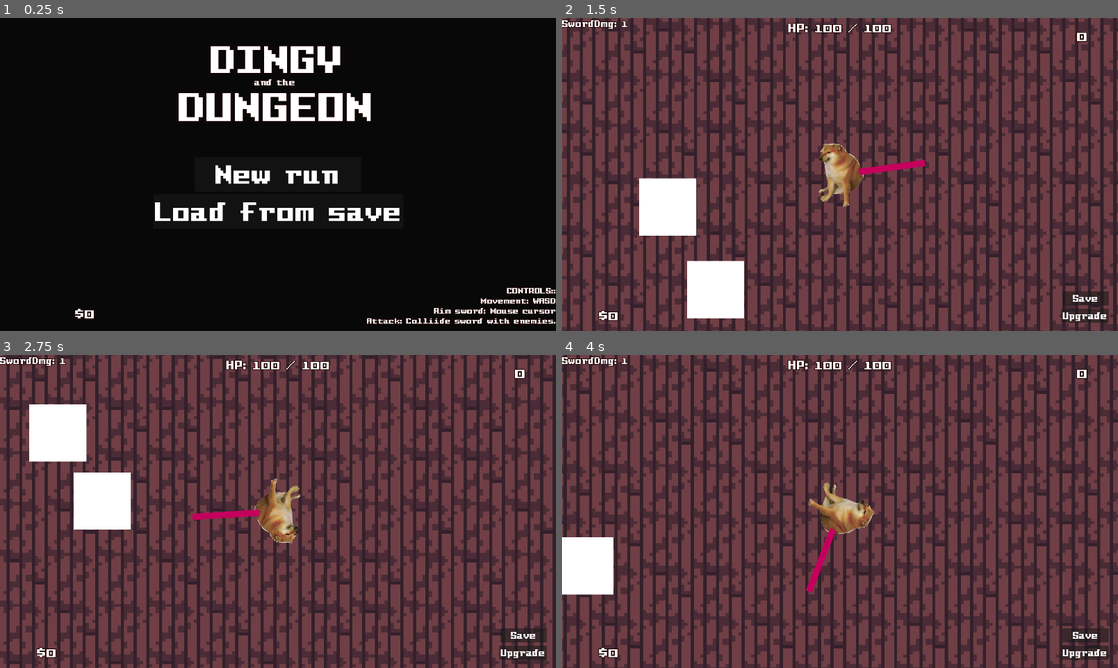
Above: before the commit, frames 1-4 (two rows, left to right).
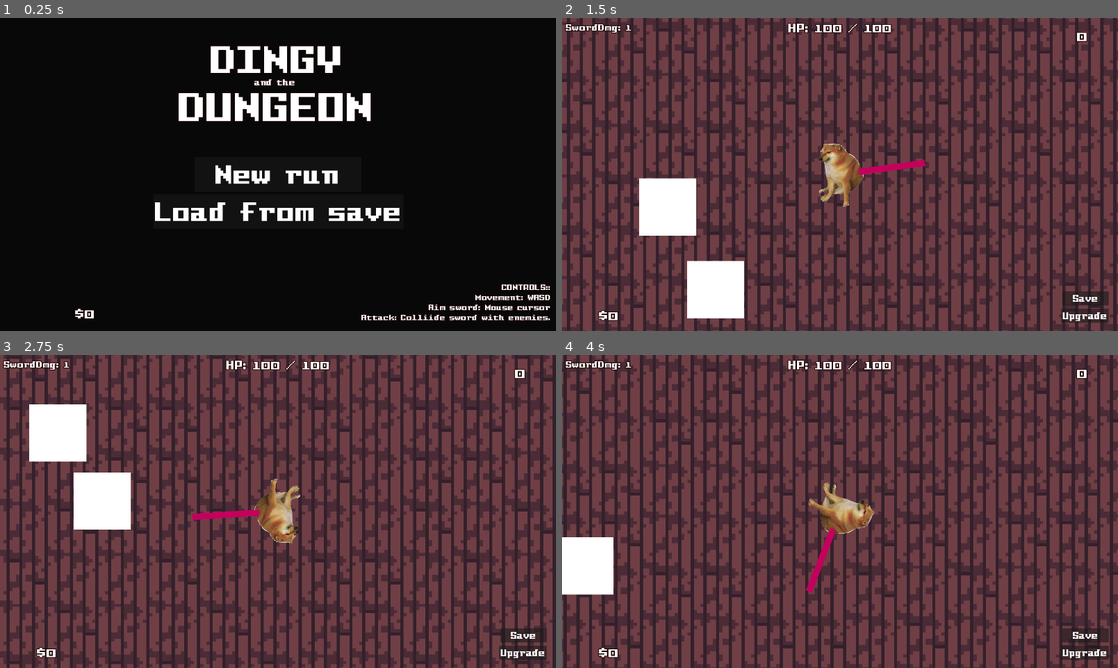
Above: after the commit, the same moments.

Repository: snoutibur-academic/Dingy-Dungeon-Game
Game: Godot game, scene res://Scenes/Main/Main.tscn
The game is run twice, just before and just after one commit, with the same random seed, the same clock (stepped at 60 frames per second) and the same inputs.
Inputs (mouse positions are in pixels of both pictures, inside the frame that each line leads up to):
- Up to frame 1 (0.25 s): no input
- Up to frame 2 (1.5 s): click "New run" at 0.5 s; move the mouse to (962, 158) at 1.27 s; hold D (right) from 1.28 s (still down)
- Up to frame 3 (2.75 s): move the mouse to (166, 527) at 2.02 s; release D (right) at 2.03 s; hold S (down) from 2.03 s (still down)
- Up to frame 4 (4 s): move the mouse to (895, 442) at 2.77 s; release S (down) at 2.78 s; hold D (right) 2.78-3.53 s; move the mouse to (812, 574) at 3.52 s; hold W (up) from 3.53 s (still down)

The runs differ from the first frame. In frame 1, 1.5% of the frame differs, in the area x 65-100%, y 85-98%; in frame 2, 0.3%; in frame 3, 0.3%; in frame 4, 0.3%.

Commit message:
Minor changes
Scooted UI elements

Diff:
--- a/Player/HUD.tscn
+++ b/Player/HUD.tscn
@@ -153,8 +153,10 @@
 text = "Save"
 
 [node name="StatsLabel" type="Label" parent="."]
-offset_right = 216.0
-offset_bottom = 32.0
+offset_left = 10.0
+offset_top = 10.0
+offset_right = 226.0
+offset_bottom = 42.0
 theme = ExtResource("1_5xnaw")
 theme_override_font_sizes/font_size = 24
 text = "{Player Stats}"
--- a/Scenes/Main/Main.tscn
+++ b/Scenes/Main/Main.tscn
@@ -108,8 +108,10 @@
 anchor_top = 1.0
 anchor_right = 1.0
 anchor_bottom = 1.0
-offset_left = -478.0
-offset_top = -130.0
+offset_left = -492.0
+offset_top = -139.0
+offset_right = -14.0
+offset_bottom = -9.0
 grow_horizontal = 0
 grow_vertical = 0
 theme = ExtResource("2_ngmpq")
Not shown, changed: DingusSaveData.bin
